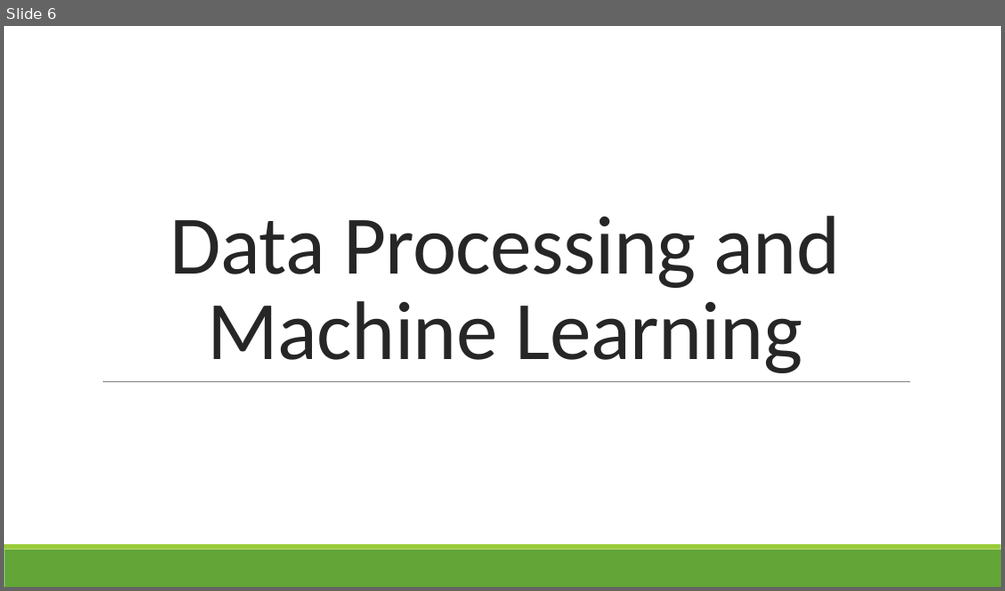
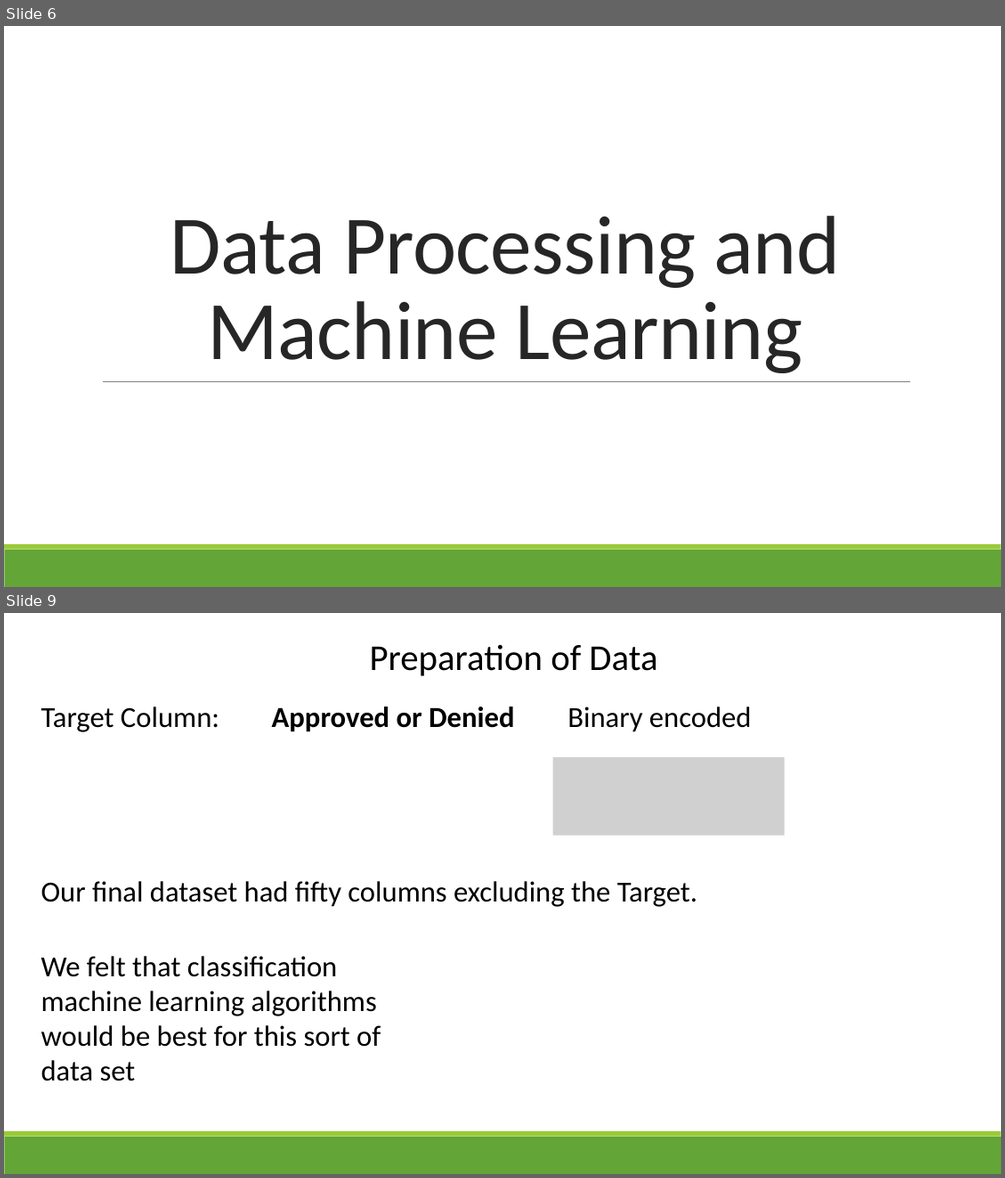
Before and after one commit to G6-2Flyy/DS-Project-4-Group-2, a slide deck: anjum_stuff/Silicon Prairie Bank Presentation.pptx. Shown one above the other, each under a label of ours: slide 6 before the commit, slides 6 and 9 after it; the slides between them are not shown. The pictures are 1005x591 and 1005x1178 pixels, drawn with LibreOffice and Linux fonts; fonts in the diff are those of the drawing; grey boxes stand for pictures. Boxes give left, top, right and bottom in pixels: in the first picture for what was removed or moved away, otherwise in the second. Text is boxed around its words. In the diff, an @@ line names an element or a change of style, - is before the commit and + after.

```diff
--- a/anjum_stuff/Silicon Prairie Bank Presentation.pptx
+++ b/anjum_stuff/Silicon Prairie Bank Presentation.pptx
@@ slide 9 added at [4,613,1001,1174], background #FFFFFF; not listed: 2 template elements that a slide beside it also shows @@
@@ text added at [370,644,657,676], 35 pt, text #000000 @@
+Preparation of Data
@@ text added at [41,706,219,732], 28 pt, text #000000 @@
+Target Column:
@@ text added at [272,706,514,731], 28 pt, text #000000, bold @@
+Approved or Denied
@@ text added at [567,706,752,732], 28 pt, text #000000 @@
+Binary encoded
@@ picture added at [553,757,785,835] @@
@@ text added at [41,881,697,907], 28 pt, text #000000 @@
+Our final dataset had fifty columns excluding the Target.
@@ text added at [41,956,380,1081], 28 pt, text #000000 @@
+We felt that classification machine learning algorithms would be best for this sort of data set
```
Also in this commit, not shown: 2 slides changed, 12 other slides added, 15 other files.
